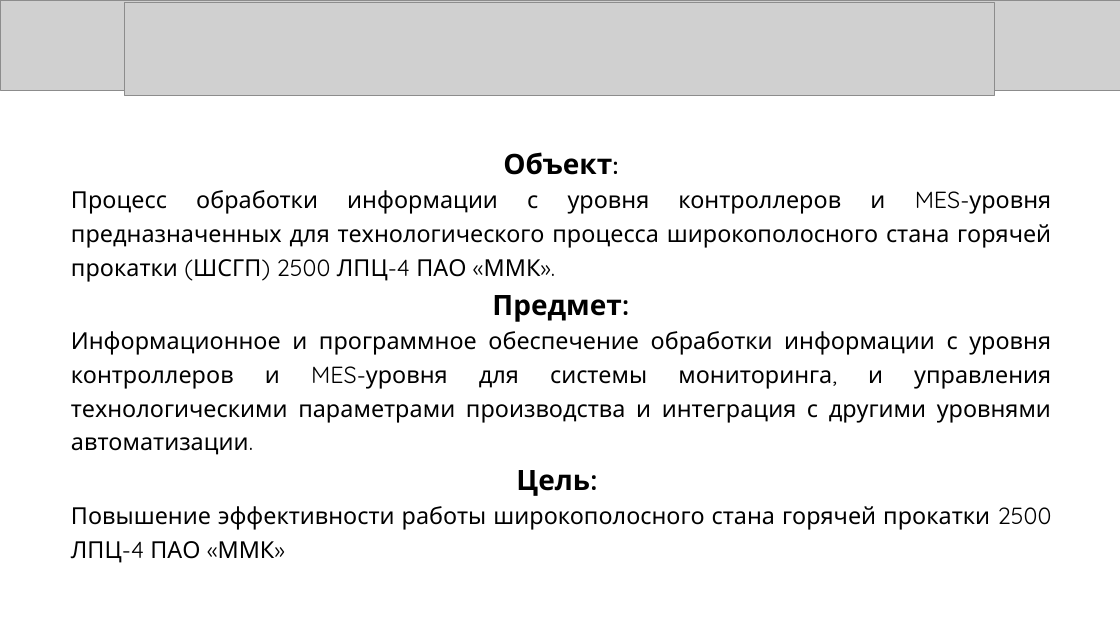
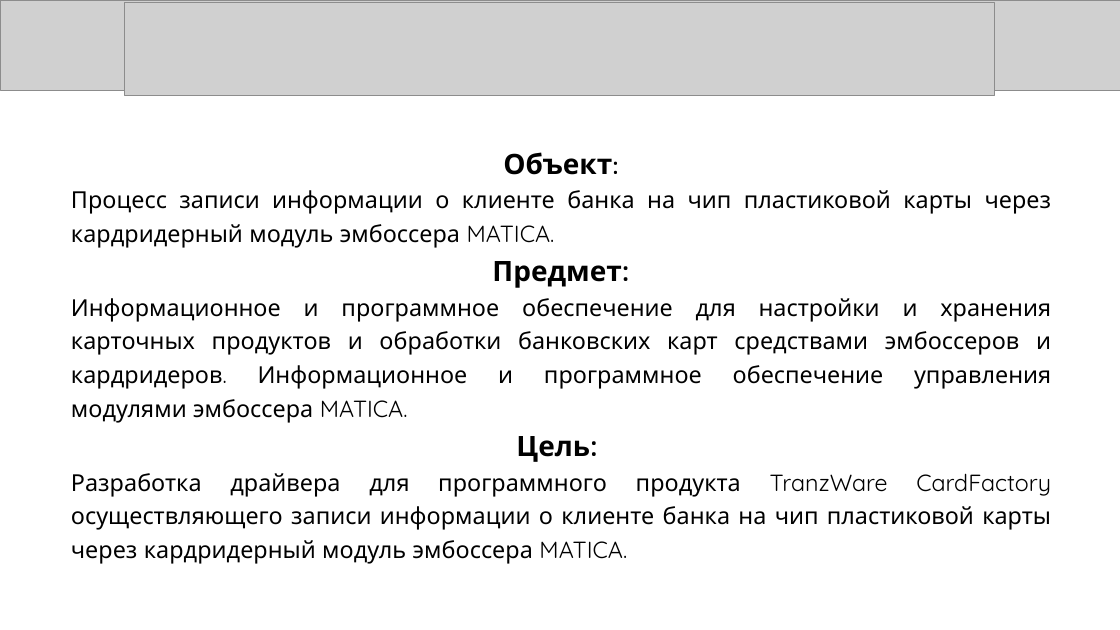
Before and after one commit to KonstantinShemyakin/Diplom, a slide deck: slide 2 of Presentation/NMSTU_Presentation.pptx. Drawn at 1120x630 pixels with LibreOffice and Linux fonts; fonts in the diff are those of the drawing; grey boxes stand for pictures. Boxes give left, top, right and bottom in pixels: in the first picture for what was removed or moved away, otherwise in the second. Text is boxed around its words. In the diff, an @@ line names an element or a change of style, - is before the commit and + after.

```diff
--- a/Presentation/NMSTU_Presentation.pptx
+++ b/Presentation/NMSTU_Presentation.pptx
@@ text at bbox=[71, 190, 1051, 248]: text changed @@
-Процесс обработки информации с уровня контроллеров и MES-уровня предназначенных для технологического процесса широкополосного стана горячей прокатки (ШСГП) 2500 ЛПЦ-4 ПАО «ММК».
+Процесс записи информации о клиенте банка на чип пластиковой карты через кардридерный модуль эмбоссера MATICA.
@@ text at bbox=[71, 298, 1051, 423]: text changed @@
-Информационное и программное обеспечение обработки информации с уровня контроллеров и MES-уровня для системы мониторинга, и управления технологическими параметрами производства и интеграция с другими уровнями автоматизации.
+Информационное и программное обеспечение для настройки и хранения карточных продуктов и обработки банковских карт средствами эмбоссеров и кардридеров. Информационное и программное обеспечение управления модулями эмбоссера MATICA.
@@ text at bbox=[71, 473, 1051, 564]: text changed @@
-Повышение эффективности работы широкополосного стана горячей прокатки 2500 ЛПЦ-4 ПАО «ММК»
+Разработка драйвера для программного продукта TranzWare CardFactory осуществляющего записи информации о клиенте банка на чип пластиковой карты через кардридерный модуль эмбоссера MATICA.
```
Also in this commit, not shown: 2 other slides changed, 3 slides added, 2 slides removed, 2 other files.
